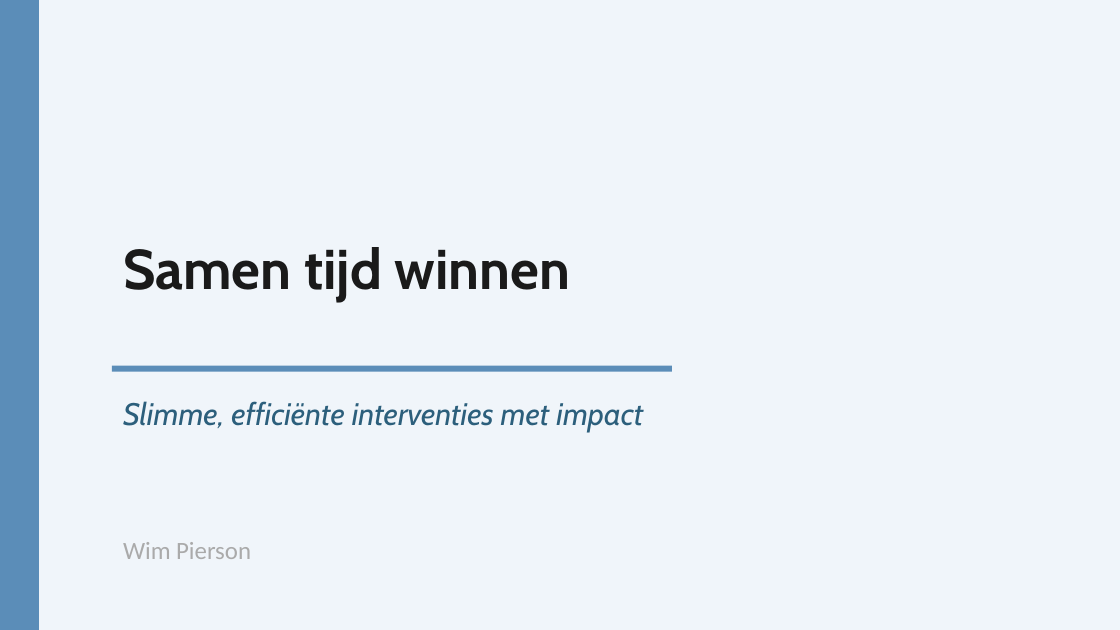
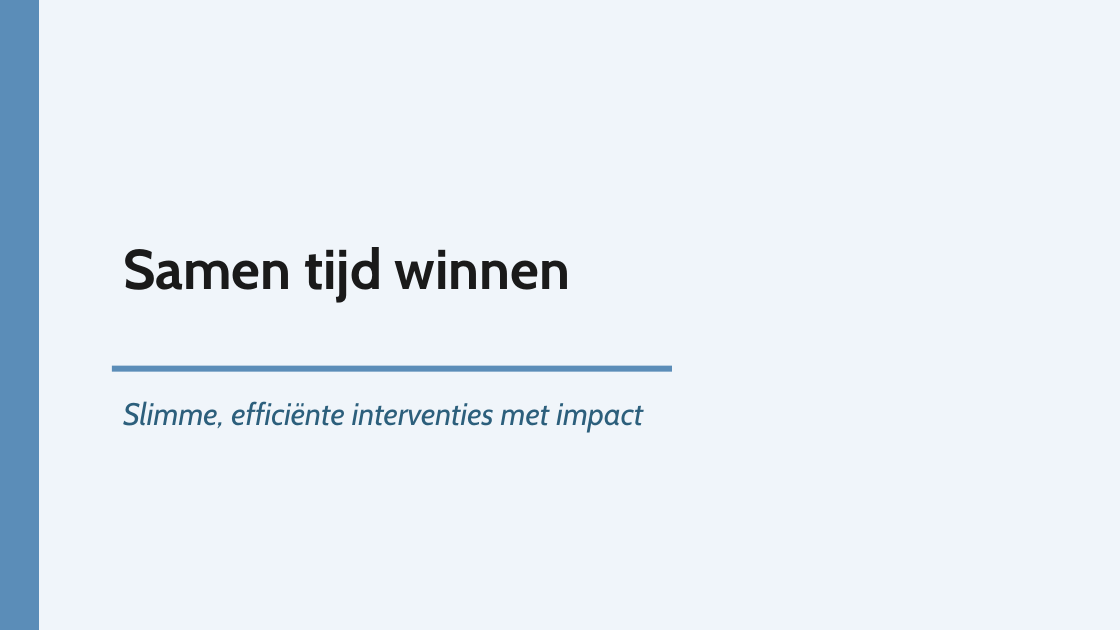
Before and after one commit to wimpierson/wim-claude-context, a slide deck: slide 1 of WWWim_Propositie.pptx. Drawn at 1120x630 pixels with LibreOffice and Linux fonts; fonts in the diff are those of the drawing. Boxes give left, top, right and bottom in pixels: in the first picture for what was removed or moved away, otherwise in the second. Text is boxed around its words. In the diff, an @@ line names an element or a change of style, - is before the commit and + after.

```diff
--- a/WWWim_Propositie.pptx
+++ b/WWWim_Propositie.pptx
@@ text removed at bbox=[123, 542, 251, 559] @@
-Wim Pierson
```
Also in this commit, not shown: 12 other slides changed, 1 slide added.
